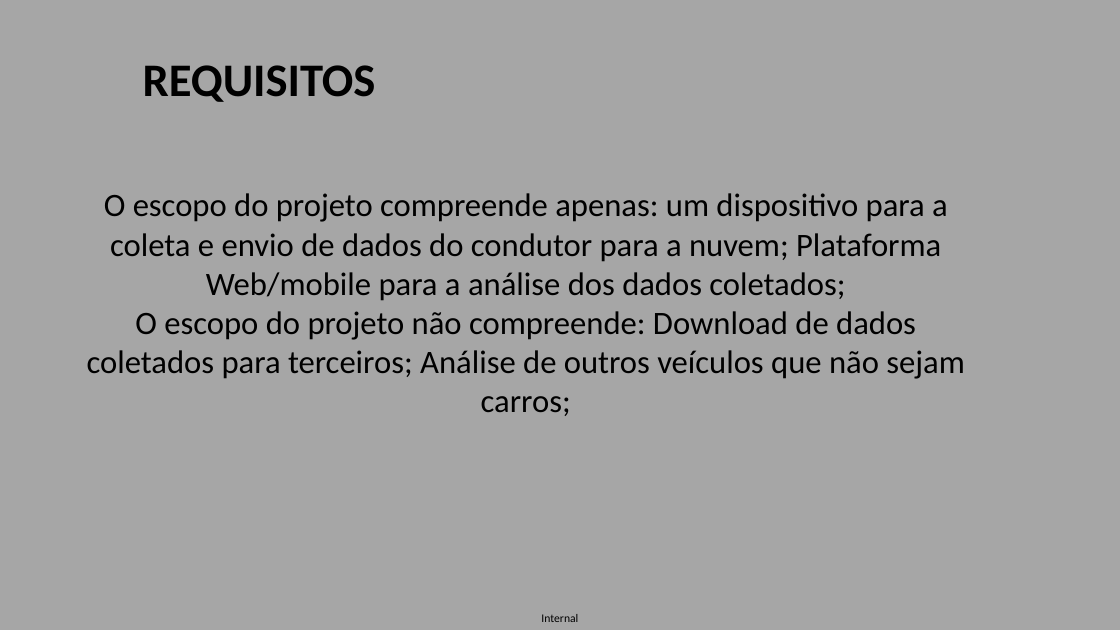
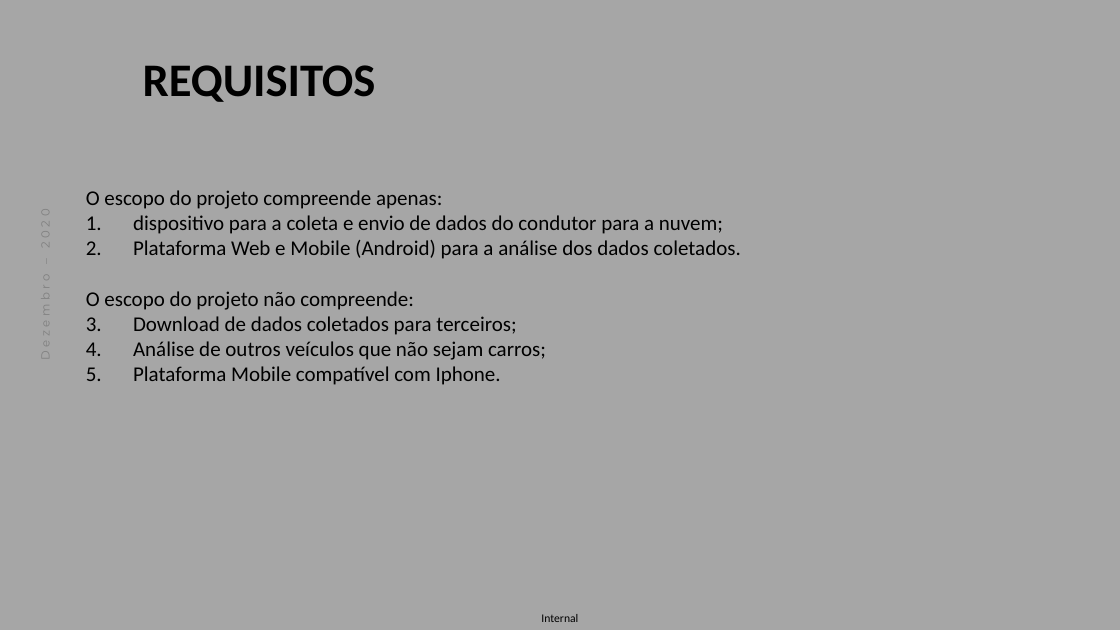
Before and after one commit to rafargp/final_project_senai, a slide deck: slide 12 of 1.Propose/1.Propose Presentation.pptx (slide 14 before the commit). Drawn at 1120x630 pixels with LibreOffice and Linux fonts; fonts in the diff are those of the drawing; background and template pictures are left out. Boxes give left, top, right and bottom in pixels: in the first picture for what was removed or moved away, otherwise in the second. Text is boxed around its words. In the diff, an @@ line names an element or a change of style, - is before the commit and + after.

```diff
--- a/1.Propose/1.Propose Presentation.pptx
+++ b/1.Propose/1.Propose Presentation.pptx
@@ text added at bbox=[35, 201, 56, 400], 10 pt, text #808080 @@
+Dezembro – 2020
@@ text at bbox=[86, 190, 741, 385]: text changed; size 28 to 18 pt @@
-O escopo do projeto compreende apenas: um dispositivo para a coleta e envio de dados do condutor para a nuvem; Plataforma Web/mobile para a análise dos dados coletados;
-O escopo do projeto não compreende: Download de dados coletados para terceiros; Análise de outros veículos que não sejam carros;
+O escopo do projeto compreende apenas:
+1. dispositivo para a coleta e envio de dados do condutor para a nuvem;
+2. Plataforma Web e Mobile (Android) para a análise dos dados coletados.
+O escopo do projeto não compreende:
+1. Download de dados coletados para terceiros;
+2. Análise de outros veículos que não sejam carros;
+3. Plataforma Mobile compatível com Iphone.
```
Also in this commit, not shown: 13 other slides changed, 8 slides added, 15 slides removed.
